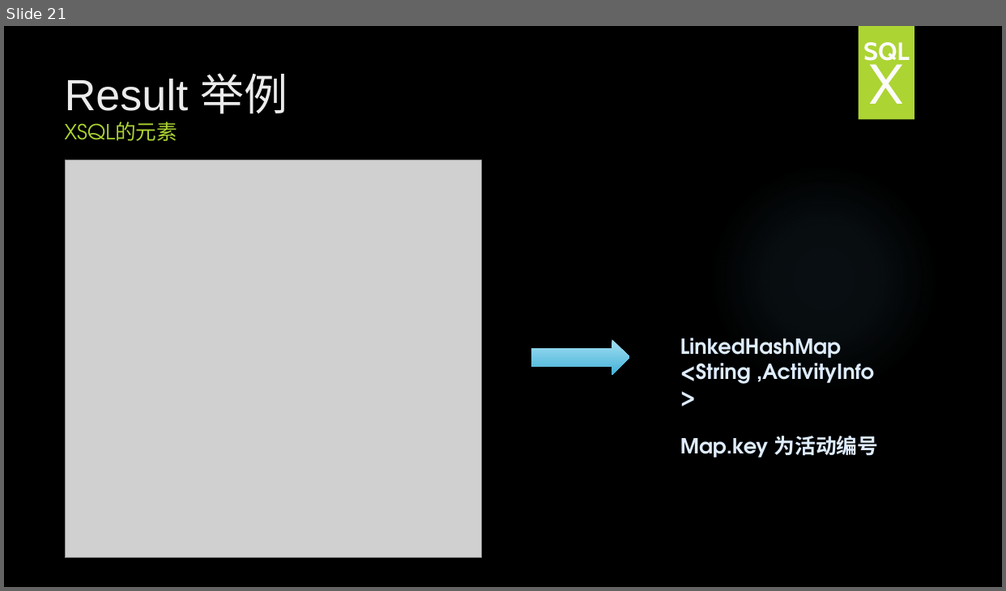
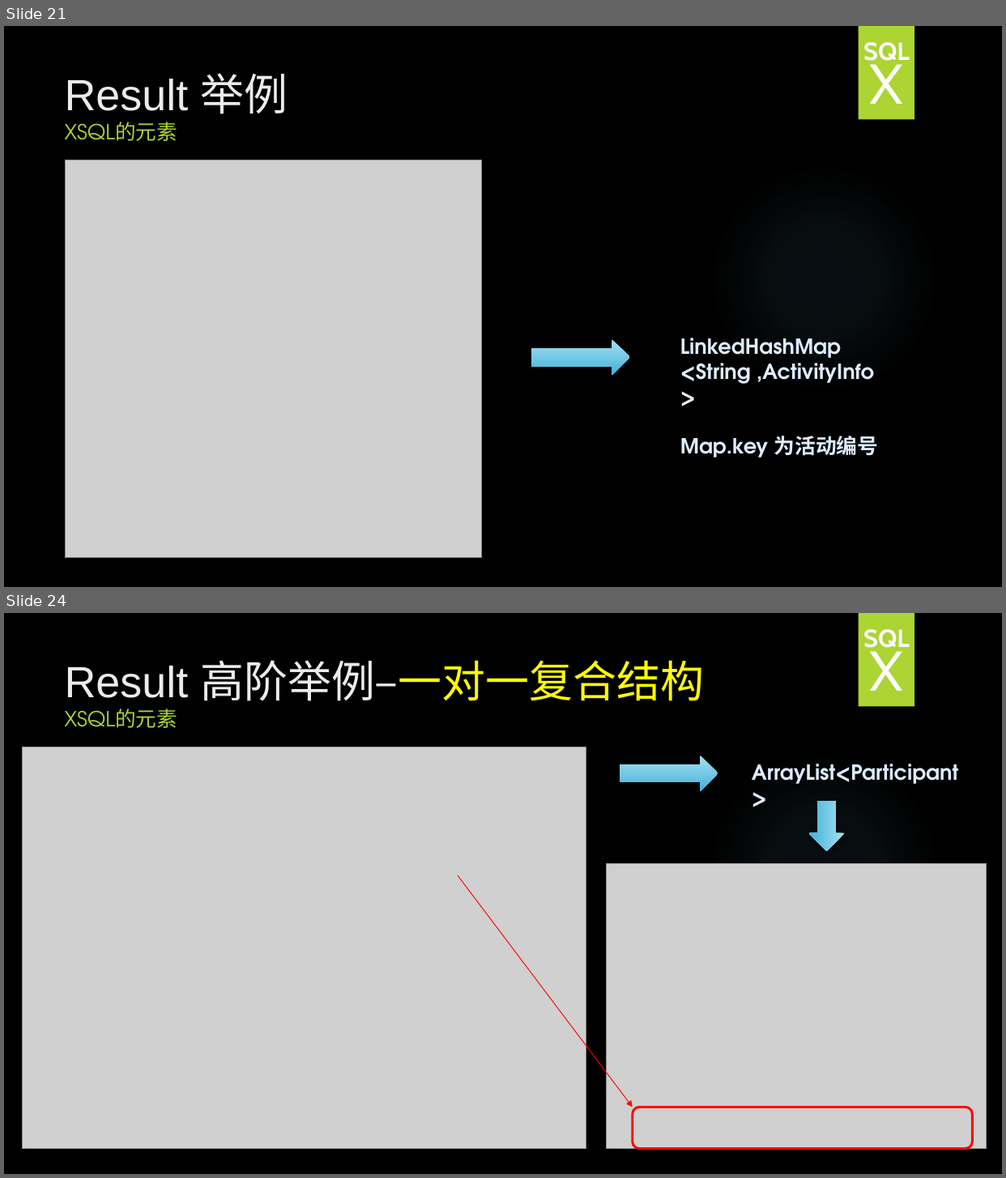
Before and after one commit to HY-ZhengWei/hy.common.XJava, a slide deck: doc/XSQL技术交流.pptx. Shown one above the other, each under a label of ours: slide 21 before the commit, slides 21 and 24 after it; the slides between them are not shown. The pictures are 1006x591 and 1006x1178 pixels, drawn with LibreOffice and Linux fonts; fonts in the diff are those of the drawing; grey boxes stand for pictures; background and template pictures are left out. Boxes give left, top, right and bottom in pixels: in the first picture for what was removed or moved away, otherwise in the second. Text is boxed around its words. In the diff, an @@ line names an element or a change of style, - is before the commit and + after.

```diff
--- a/doc/XSQL技术交流.pptx
+++ b/doc/XSQL技术交流.pptx
@@ slide 24 added at (x1=4, y1=613, x2=1002, y2=1174), background picture (left out); not listed: 2 template elements that a slide beside it also shows @@
@@ text added at (x1=863, y1=629, x2=910, y2=653), 24 pt, text pattern #EBEBEB on #FBFBFB, bold @@
+SQL
@@ title added at (x1=65, y1=660, x2=704, y2=728), 42 pt, text #EBEBEB @@
+Result 高阶举例–一对一复合结构
+XSQL的元素
@@ text added at (x1=869, y1=643, x2=903, y2=691), 54 pt, text pattern #EBEBEB on #FBFBFB @@
+X
@@ picture added at (x1=22, y1=747, x2=586, y2=1149) @@
@@ right arrow added at (x1=620, y1=756, x2=718, y2=791), fill gradient #A6DFF3 to #43B3D8 @@
@@ text added at (x1=752, y1=764, x2=958, y2=784), 20 pt, text #DEECFD, bold @@
+ArrayList<Participant>
@@ right arrow added at (x1=809, y1=801, x2=845, y2=851), fill gradient #A6DFF3 to #43B3D8 @@
@@ arrow added from (458, 875) to (633, 1107), #FF0000 0.75 pt @@
@@ picture added at (x1=606, y1=864, x2=987, y2=1149) @@
@@ rounded rectangle added at (x1=633, y1=1107, x2=973, y2=1149), outline #FF0000 2.25 pt @@
```
Also in this commit, not shown: 5 slides changed, 5 other slides added.
